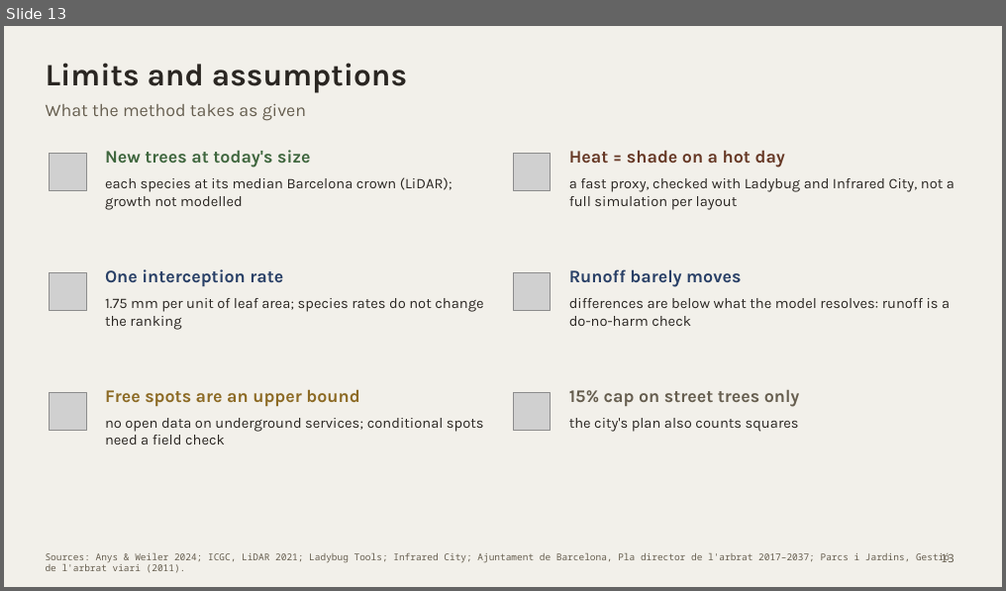
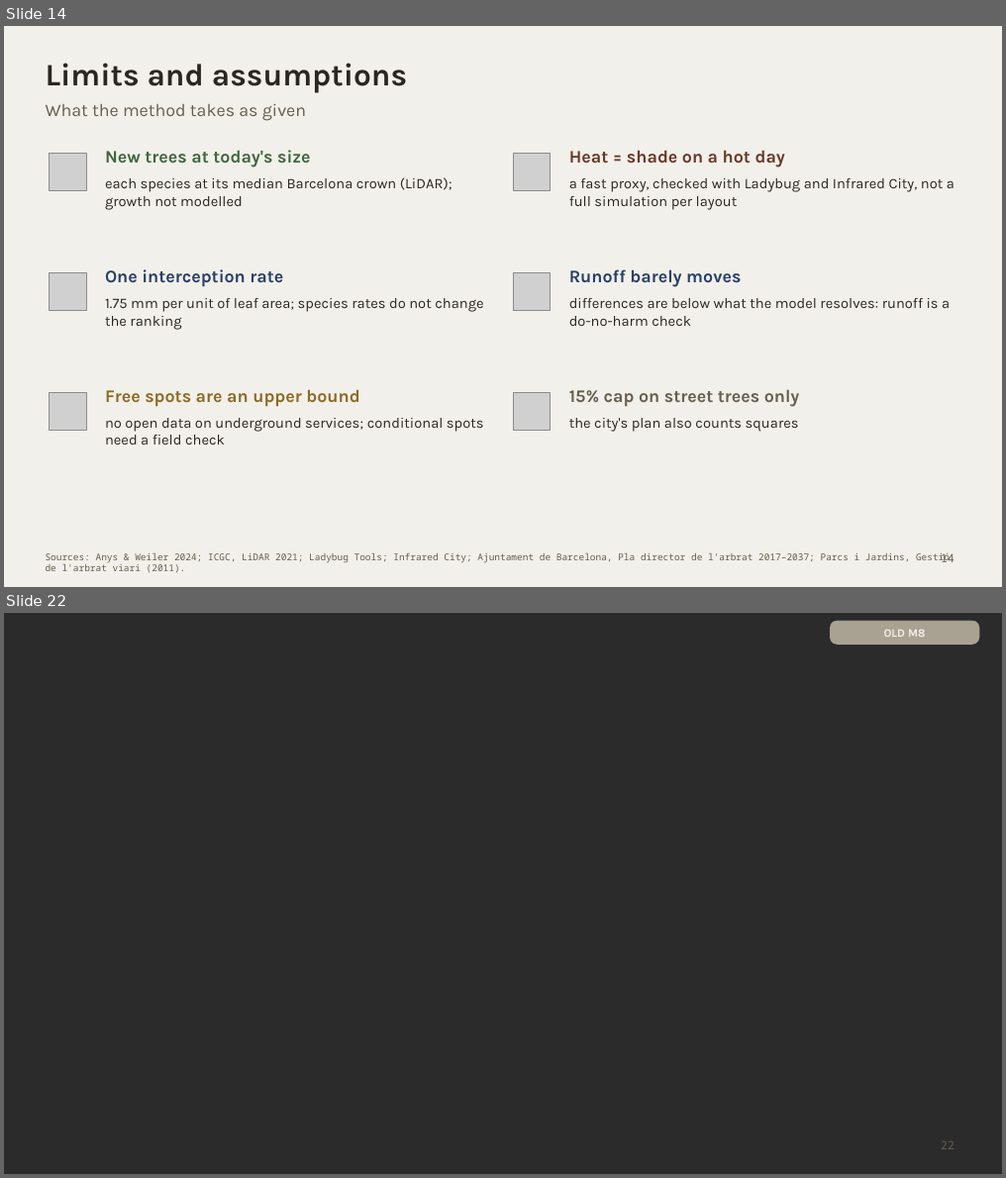
Before and after one commit to giofox96/shade-and-sponge, a slide deck: slides/final/shade_and_sponge_final_new.pptx. Shown one above the other, each under a label of ours: slide 13 before the commit, slides 14 and 22 after it; the slides between them are not shown. The pictures are 1006x591 and 1006x1178 pixels, drawn with LibreOffice and Linux fonts; fonts in the diff are those of the drawing; grey boxes stand for pictures; background and template pictures are left out; a plain dark background stands for a picture behind light text. Boxes give left, top, right and bottom in pixels: in the first picture for what was removed or moved away, otherwise in the second. Text is boxed around its words. In the diff, an @@ line names an element or a change of style, - is before the commit and + after.

```diff
--- a/slides/final/shade_and_sponge_final_new.pptx
+++ b/slides/final/shade_and_sponge_final_new.pptx
@@ slide 22 added at [4, 613, 1002, 1174], background picture (left out) @@
@@ rounded rectangle added at [830, 621, 979, 645], fill #A8A293 @@
@@ text added at [884, 629, 926, 637], 11 pt, text #F2F0EA, bold @@
+OLD M8
@@ page number added at [941, 1142, 954, 1150], 11 pt, text #665E4F @@
+22
@@ what was slide 13 is now slide 14 @@
@@ page number at [941, 554, 954, 563]: text changed @@
-13
+14
```
Also in this commit, not shown: 24 other slides added, 1 other file.
